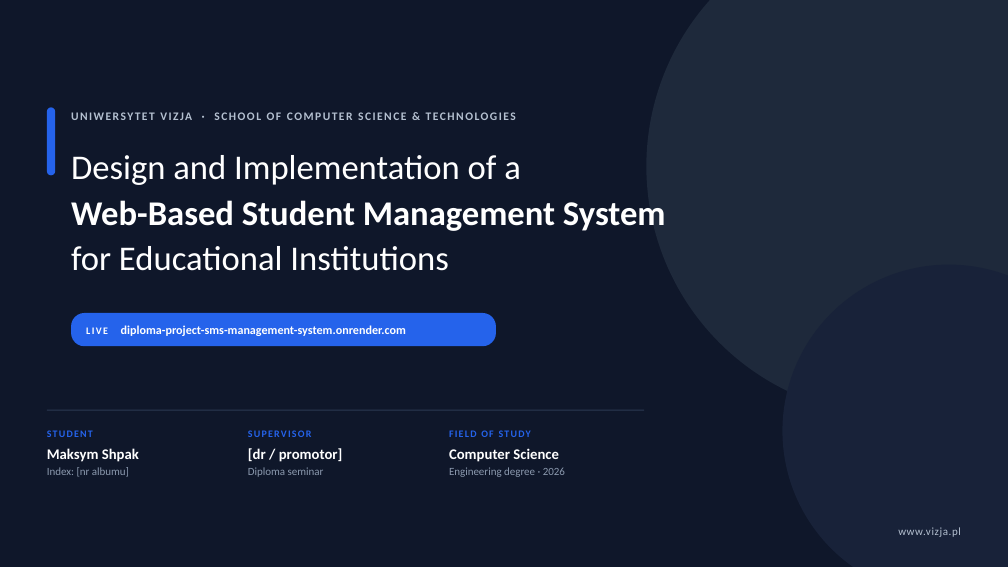
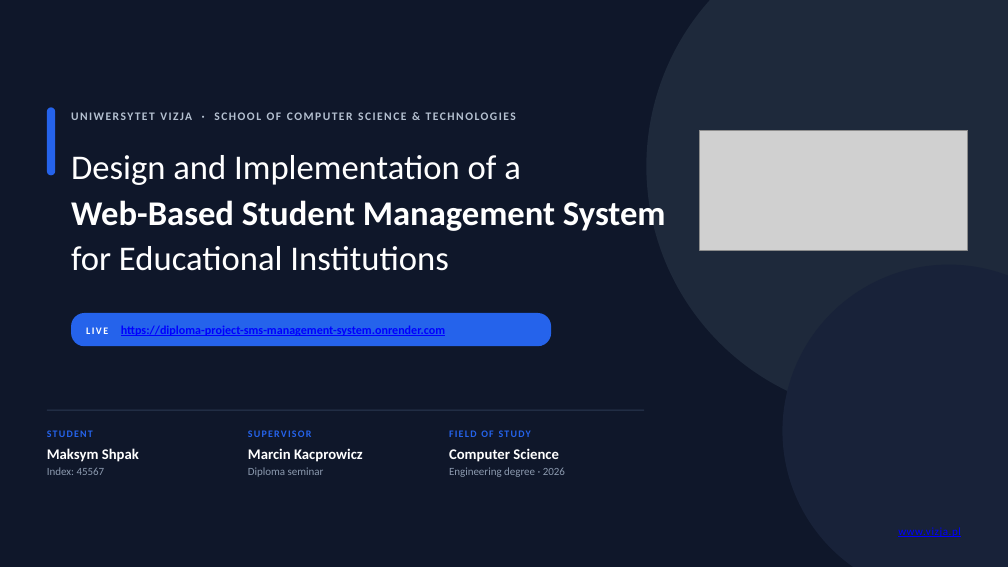
Before and after one commit to maksym671/Diploma-Project-SMS-Management-System, a slide deck: slide 1 of Maksym_Shpak_Diploma_Presentation.pptx. Drawn at 1008x567 pixels with LibreOffice and Linux fonts; fonts in the diff are those of the drawing; grey boxes stand for pictures. Boxes give left, top, right and bottom in pixels: in the first picture for what was removed or moved away, otherwise in the second. Text is boxed around its words. In the diff, an @@ line names an element or a change of style, - is before the commit and + after.

```diff
--- a/Maksym_Shpak_Diploma_Presentation.pptx
+++ b/Maksym_Shpak_Diploma_Presentation.pptx
@@ picture added at <box>699,130,968,250</box> @@
@@ rounded rectangle: place and size @@
-rounded rectangle at <box>71,313,496,346</box>
+rounded rectangle at <box>71,313,551,346</box>
@@ text at <box>86,325,445,336</box>: text changed; text colour #FFFFFF to #0000FF @@
-LIVE diploma-project-sms-management-system.onrender.com
+LIVE https://diploma-project-sms-management-system.onrender.com
@@ text at <box>248,448,363,462</box>: text changed @@
-[dr / promotor]
+Marcin Kacprowicz
@@ text at <box>47,467,105,475</box>: text changed @@
-Index: [nr albumu]
+Index: 45567
@@ text "www.vizja.pl" at <box>898,527,961,537</box>: text colour #B4C0D0 to #0000FF, underline on @@
```
Also in this commit, not shown: 9 other slides changed, 1 slide added, 6 slides removed, 51 other files.
